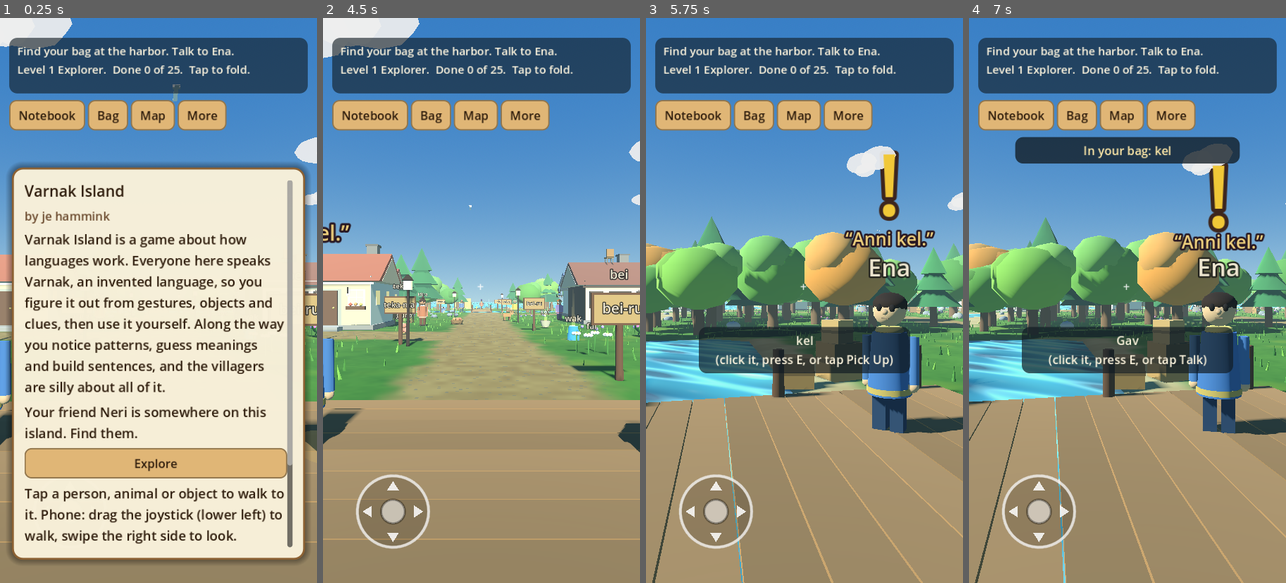
Above: before the commit, frames 1-4 (left to right).
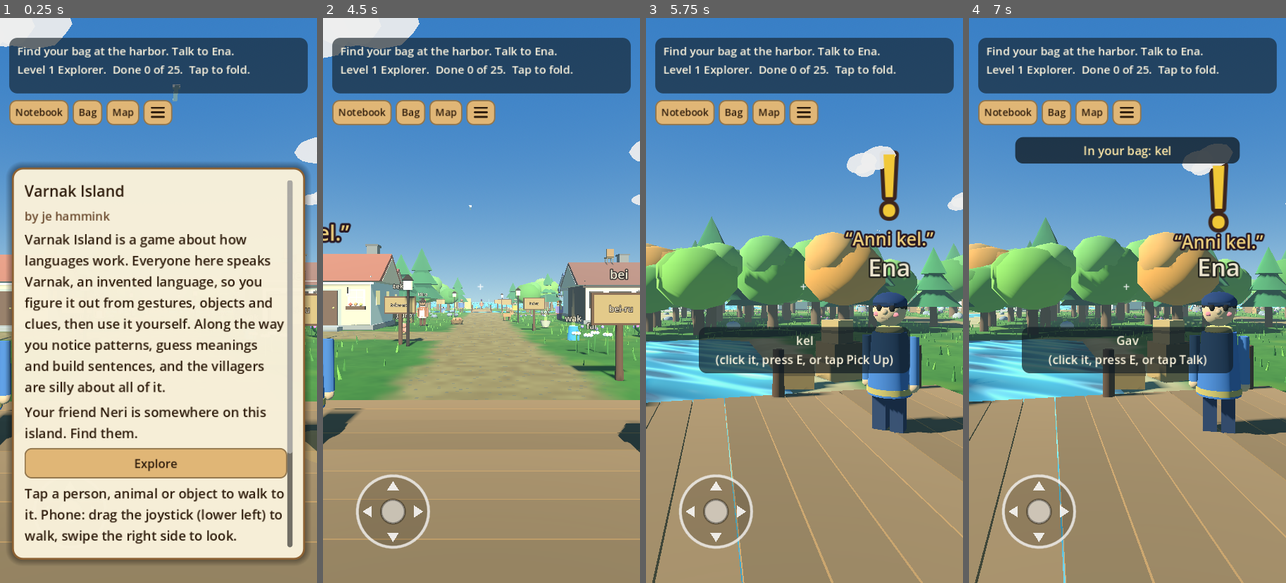
Above: after the commit, the same moments.

Repository: hamminkj/varnak-island
Game: Godot game, scene res://main.tscn
Two runs of this game, one before a commit and one after it. Both use one fixed random seed, a clock stepped at 60 frames per second and the inputs below.
Inputs (mouse positions are in pixels of both pictures, inside the frame that each line leads up to; where the layout moved, square brackets give the same spot in the first picture):
- Up to frame 1 (0.25 s): no input
- Up to frame 2 (4.5 s): click "Notebook" at 0.5 s; click "Bag" at 1.25 s; click "Map" at 2 s; click (481, 114) [525, 114] at 2.75 s; click "How to play" at 3.5 s; click "Explore" at 4.25 s
- Up to frame 3 (5.75 s): tap Enter at 5 s; move the mouse to (874, 272) at 5.02 s; hold D from 5.03 s (still down); hold Q from 5.03 s (still down); click (874, 272) at 5.17 s
- Up to frame 4 (7 s): release D at 5.75 s; release Q at 5.75 s; tap E at 5.75 s; drag from (1064, 328) to (1111, 413) at 5.77 s; click "Pick up" at 6.5 s

The runs differ from the first frame. In frame 1, 2.5% of the frame differs, in the area x 2-100%, y 14-80%; in frame 2, 2.9%, in the area x 2-100%, y 14-55%; in frame 3, 2.7%; in frame 4, 2.7%.

Commit message:
Distinct villager looks, signs that fit, compact top row with menu icon
Co-Authored-By: Claude Opus 5.5 <noreply@anthropic.com>
Claude-Session: https://claude.ai/code/session_01KtdAfpvfFKLaiXJyS7je7X

Diff:
--- a/art.gd
+++ b/art.gd
@@ -244,22 +244,41 @@
 
 # ---------- people ----------
 
-static func person(shirt: Color, skin: Color, hair: Color, style: int = 0, accent: Color = Color("f2e6c8")) -> Node3D:
+static func person(shirt: Color, skin: Color, hair: Color, style: int = 0, accent: Color = Color("f2e6c8"), ex: Dictionary = {}) -> Node3D:
 	var n = Node3D.new()
-	var pants = shirt.darkened(0.45)
-	box(n, Vector3(-0.11, 0.3, 0), Vector3(0.17, 0.6, 0.2), pants)
-	box(n, Vector3(0.11, 0.3, 0), Vector3(0.17, 0.6, 0.2), pants)
-	box(n, Vector3(-0.11, 0.04, 0.05), Vector3(0.19, 0.09, 0.32), Color("3b2d25"))
-	box(n, Vector3(0.11, 0.04, 0.05), Vector3(0.19, 0.09, 0.32), Color("3b2d25"))
+	var rig = Node3D.new()
+	var h: float = ex.get("h", 1.0)
+	var w: float = ex.get("w", 1.0)
+	rig.scale = Vector3.ONE * h
+	n.add_child(rig)
+	n.set_meta("h", h)
+	var pants: Color = ex.get("pants", shirt.darkened(0.45))
+	var shoes: Color = ex.get("shoes", Color("3b2d25"))
+	for side in [-1.0, 1.0]:
+		box(rig, Vector3(side * 0.11 * w, 0.3, 0), Vector3(0.17 * w, 0.6, 0.2), pants)
+		box(rig, Vector3(side * 0.11 * w, 0.04, 0.05), Vector3(0.19 * w, 0.09, 0.32), shoes)
 	var body = Node3D.new()
-	n.add_child(body)
-	cyl(body, Vector3(0, 0.95, 0), 0.22, 0.28, 0.78, shirt, Vector3.ZERO, 14)
-	cyl(body, Vector3(0, 0.62, 0), 0.285, 0.285, 0.07, accent.darkened(0.2), Vector3.ZERO, 14)
+	rig.add_child(body)
+	cyl(body, Vector3(0, 0.95, 0), 0.22, 0.28, 0.78, shirt, Vector3.ZERO, 14).scale = Vector3(w, 1, w)
+	cyl(body, Vector3(0, 0.62, 0), 0.285, 0.285, 0.07, accent.darkened(0.2), Vector3.ZERO, 14).scale = Vector3(w, 1, w)
 	torus(body, Vector3(0, 1.36, 0), 0.07, 0.18, accent, Vector3.ZERO)
+	if ex.has("apron"):
+		box(body, Vector3(0, 0.84, 0.25 * w + 0.01), Vector3(0.34 * w, 0.52, 0.02), ex["apron"])
+		box(body, Vector3(0, 1.16, 0.2 * w + 0.01), Vector3(0.2, 0.16, 0.02), ex["apron"])
+	if ex.has("stripe"):
+		for k in range(3): cyl(body, Vector3(0, 0.75 + k * 0.17, 0), 0.226 + 0.03 * (2 - k), 0.235 + 0.03 * (2 - k), 0.045, ex["stripe"], Vector3.ZERO, 14).scale = Vector3(w * 1.02, 1, w * 1.02)
+	if ex.has("bag"):
+		box(body, Vector3(0.3 * w, 0.72, 0.05), Vector3(0.1, 0.28, 0.3), ex["bag"])
+		box(body, Vector3(0, 1.0, 0.05), Vector3(0.6 * w, 0.04, 0.05), ex["bag"].darkened(0.2), Vector3(0, 0, -38))
+	if ex.has("backpack"):
+		box(body, Vector3(0, 0.98, -0.3 * w), Vector3(0.36, 0.44, 0.18), ex["backpack"])
+	if ex.has("scarf"):
+		torus(body, Vector3(0, 1.33, 0), 0.12, 0.23, ex["scarf"], Vector3.ZERO)
+		box(body, Vector3(0.1, 1.12, 0.22 * w), Vector3(0.09, 0.32, 0.03), ex["scarf"])
 	var arms = []
 	for side in [-1.0, 1.0]:
 		var pivot = Node3D.new()
-		pivot.position = Vector3(side * 0.3, 1.28, 0)
+		pivot.position = Vector3(side * 0.3 * w, 1.28, 0)
 		body.add_child(pivot)
 		cyl(pivot, Vector3(0, -0.28, 0), 0.065, 0.075, 0.58, shirt.lightened(0.05), Vector3.ZERO, 8)
 		sph(pivot, Vector3(0, -0.6, 0), 0.075, skin, Vector3.ONE, 8)
@@ -267,11 +286,14 @@
 	var head = Node3D.new()
 	head.position = Vector3(0, 1.62, 0)
 	body.add_child(head)
-	sph(head, Vector3.ZERO, 0.21, skin, Vector3.ONE, 14)
-	sph(head, Vector3(0, -0.02, 0.2), 0.04, skin.darkened(0.08), Vector3.ONE, 6)
-	sph(head, Vector3(-0.08, 0.03, 0.185), 0.04, Color("1a120e"), Vector3(1, 1.25, 0.7), 6)
-	sph(head, Vector3(0.08, 0.03, 0.185), 0.04, Color("1a120e"), Vector3(1, 1.25, 0.7), 6)
+	sph(head, Vector3.ZERO, 0.21, skin, Vector3(ex.get("head_w", 1.0), ex.get("head_h", 1.0), 1.0), 14)
+	sph(head, Vector3(0, -0.02, 0.2), ex.get("nose", 0.04), skin.darkened(0.08), Vector3.ONE, 6)
+	var eye: Color = ex.get("eyes", Color("1a120e"))
+	sph(head, Vector3(-0.08, 0.03, 0.185), 0.04, eye, Vector3(1, 1.25, 0.7), 6)
+	sph(head, Vector3(0.08, 0.03, 0.185), 0.04, eye, Vector3(1, 1.25, 0.7), 6)
 	box(head, Vector3(0, -0.1, 0.19), Vector3(0.09, 0.015, 0.02), skin.darkened(0.35))
+	if ex.get("cheeks", false):
+		for side in [-1.0, 1.0]: sph(head, Vector3(side * 0.12, -0.05, 0.16), 0.045, Color("f08a8a"), Vector3(1, 0.7, 0.4), 6)
 	match style:
 		0:
 			sph(head, Vector3(0, 0.07, -0.02), 0.225, hair, Vector3(1, 0.7, 1.02), 12)
@@ -287,6 +309,57 @@
 			sph(head, Vector3(0, 0.05, -0.02), 0.215, hair, Vector3(1, 0.6, 1.0), 10)
 		4:
 			sph(head, Vector3(0, 0.0, -0.06), 0.215, hair, Vector3(1, 1, 0.85), 10)
+		5:
+			# spiky
+			sph(head, Vector3(0, 0.07, -0.02), 0.22, hair, Vector3(1, 0.65, 1.0), 10)
+			for k in range(5): cyl(head, Vector3(-0.14 + k * 0.07, 0.24, -0.02 + (k % 2) * 0.04), 0.0, 0.05, 0.16, hair, Vector3(0, 0, (k - 2) * 12.0), 6)
+		6:
+			# pigtails
+			sph(head, Vector3(0, 0.07, -0.02), 0.225, hair, Vector3(1, 0.7, 1.02), 12)
+			for side in [-1.0, 1.0]: sph(head, Vector3(side * 0.25, -0.02, -0.06), 0.09, hair, Vector3(0.8, 1.3, 0.8), 8)
+		7:
+			# bald with a fringe
+			box(head, Vector3(0, -0.02, -0.17), Vector3(0.36, 0.14, 0.08), hair)
+	var hat: String = ex.get("hat", "")
+	var hc: Color = ex.get("hat_color", accent.darkened(0.2))
+	match hat:
+		"cap":
+			sph(head, Vector3(0, 0.09, -0.01), 0.225, hc, Vector3(1, 0.62, 1.02), 12)
+			box(head, Vector3(0, 0.08, 0.2), Vector3(0.26, 0.025, 0.18), hc.darkened(0.2))
+		"captain":
+			cyl(head, Vector3(0, 0.2, 0), 0.25, 0.22, 0.14, Color("f4f1e8"), Vector3.ZERO, 14)
+			cyl(head, Vector3(0, 0.13, 0), 0.23, 0.23, 0.05, Color("1d2a44"), Vector3.ZERO, 14)
+			box(head, Vector3(0, 0.11, 0.21), Vector3(0.26, 0.025, 0.14), Color("1d2a44"))
+			sph(head, Vector3(0, 0.2, 0.24), 0.03, Color("e9c46a"), Vector3.ONE, 6, 0.4)
+		"beanie":
+			sph(head, Vector3(0, 0.1, -0.01), 0.235, hc, Vector3(1, 0.72, 1.02), 12)
+			sph(head, Vector3(0, 0.29, -0.01), 0.06, hc.lightened(0.3), Vector3.ONE, 6)
+		"nightcap":
+			cyl(head, Vector3(0, 0.25, -0.06), 0.02, 0.23, 0.42, hc, Vector3(-35, 0, 0), 10)
+			sph(head, Vector3(0, 0.36, -0.3), 0.06, Color("f4f1e8"), Vector3.ONE, 6)
+		"straw":
+			cyl(head, Vector3(0, 0.15, 0), 0.42, 0.42, 0.025, Color("e2c46b"), Vector3.ZERO, 16)
+			cyl(head, Vector3(0, 0.23, 0), 0.17, 0.21, 0.16, Color("e2c46b"), Vector3.ZERO, 14)
+			cyl(head, Vector3(0, 0.18, 0), 0.215, 0.215, 0.04, hc, Vector3.ZERO, 14)
+		"band":
+			torus(head, Vector3(0, 0.1, 0), 0.2, 0.235, hc, Vector3.ZERO)
+		"flower":
+			for k in range(5): sph(head, Vector3(0.17 + cos(k * 1.26) * 0.05, 0.14 + sin(k * 1.26) * 0.05, 0.08), 0.035, hc, Vector3.ONE, 6)
+			sph(head, Vector3(0.17, 0.14, 0.09), 0.025, Color("ffd34d"), Vector3.ONE, 6)
+	match str(ex.get("face", "")):
+		"glasses", "sunglasses":
+			var dark = ex["face"] == "sunglasses"
+			for side in [-1.0, 1.0]:
+				if dark: sph(head, Vector3(side * 0.08, 0.03, 0.2), 0.06, Color("15151a"), Vector3(1, 0.8, 0.3), 8)
+				else: torus(head, Vector3(side * 0.08, 0.03, 0.2), 0.042, 0.058, ex.get("frame", Color("2b1d14")), Vector3(90, 0, 0))
+			box(head, Vector3(0, 0.04, 0.21), Vector3(0.06, 0.015, 0.015), Color("15151a") if dark else ex.get("frame", Color("2b1d14")))
+	if ex.has("beard"):
+		sph(head, Vector3(0, -0.13, 0.08), 0.17, ex["beard"], Vector3(1, 0.9, 0.75), 10)
+	if ex.has("mustache"):
+		box(head, Vector3(-0.05, -0.065, 0.205), Vector3(0.1, 0.035, 0.04), ex["mustache"], Vector3(0, 0, 12))
+		box(head, Vector3(0.05, -0.065, 0.205), Vector3(0.1, 0.035, 0.04), ex["mustache"], Vector3(0, 0, -12))
+	if ex.get("earrings", false):
+		for side in [-1.0, 1.0]: sph(head, Vector3(side * 0.21, -0.08, 0.0), 0.03, Color("ffd34d"), Vector3.ONE, 6, 0.3)
 	var small: Array = [head]
 	small.append_array(arms)
 	for part in small:
@@ -598,7 +671,25 @@
 	cyl(s, Vector3(0, 0.8, 0), 0.07, 0.09, 1.6, Color("6d4a33"), Vector3.ZERO, 6)
 	box(s, Vector3(0, 1.55, 0.07), Vector3(1.15, 0.6, 0.08), Color("b8935f"))
 	box(s, Vector3(0, 1.55, 0.05), Vector3(1.25, 0.7, 0.05), Color("6d4a33"))
-	label3(s, text, Vector3(0, 1.57, 0.2), 38)
+	# The name is painted flat on the board, sized so the longest line fits.
+	var lines = text.split("\n")
+	var longest = 1
+	for l in lines: longest = maxi(longest, l.length())
+	var fs = mini(30, int(1.0 / (longest * 0.55 * 0.006)))
+	fs = mini(fs, int(0.5 / (lines.size() * 1.15 * 0.006)))
+	for back in [false, true]:
+		var lb = Label3D.new()
+		lb.text = text
+		lb.font_size = fs
+		lb.pixel_size = 0.006
+		lb.outline_size = 8
+		lb.outline_modulate = Color(0.16, 0.1, 0.05, 0.9)
+		lb.modulate = Color("fff3d6")
+		lb.double_sided = false
+		lb.position = Vector3(0, 1.55, 0.116 if not back else 0.02)
+		if back: lb.rotation_degrees.y = 180
+		lb.visibility_range_end = 30.0
+		s.add_child(lb)
 
 # ---------- expansion: markers ----------
 
--- a/main.gd
+++ b/main.gd
@@ -227,19 +227,44 @@
 	"neri": [Color("d9a679"), Color("2e2a5a"), 2, Color("f4a261")],
 	"ketu": [Color("b07a52"), Color("2b1d14"), 3, Color("e9c46a")],
 	"suri": [Color("e8bf98"), Color("1d1d1d"), 1, Color("f2e6c8")],
-	"rin": [Color("c68e66"), Color("3b2418"), 2, Color("e76f51")],
-	"ola": [Color("9a6a48"), Color("1d1d1d"), 0, Color("a8dadc")],
+	"rin": [Color("c68e66"), Color("3b2418"), 5, Color("e76f51")],
+	"ola": [Color("9a6a48"), Color("1d1d1d"), 6, Color("a8dadc")],
 	"pomo": [Color("d6ac83"), Color("6b6b6b"), 3, Color("c0392b")],
 	"vira": [Color("8d5a3b"), Color("e6e1d6"), 1, Color("9bd06a")],
 	"ila": [Color("f0c9a0"), Color("7a4a22"), 2, Color("f4a261")],
 	"yalo": [Color("c68e66"), Color("2e2a5a"), 4, Color("f4f1e8")],
-	"desh": [Color("7a4a32"), Color("1d1d1d"), 4, Color("2a9d8f")],
+	"desh": [Color("7a4a32"), Color("1d1d1d"), 5, Color("2a9d8f")],
 	"sair1": [Color("e3b98f"), Color("4a3020"), 1, Color("a78bda")],
 	"sair2": [Color("a87650"), Color("1d1d1d"), 0, Color("e9c46a")],
 	"sair3": [Color("d9a679"), Color("5a4030"), 3, Color("4f7ca8")],
-	"oku": [Color("c68e66"), Color("e6e1d6"), 0, Color("8f5a48")],
+	"oku": [Color("c68e66"), Color("e6e1d6"), 7, Color("8f5a48")],
 	"gav": [Color("e3b98f"), Color("8a3a1a"), 3, Color("2a6f97")],
 	"tamu": [Color("8d5a3b"), Color("1d1d1d"), 1, Color("e9c46a")]
+}
+# Extra features so every villager has their own silhouette.
+var person_ex = {
+	"ena": {"hat": "cap", "hat_color": Color("1d3557"), "pants": Color("2b3a55"), "cheeks": true},
+	"mira": {"apron": Color("f4f1e8"), "hat": "flower", "hat_color": Color("e76f51"), "w": 1.12, "h": 0.96},
+	"sanu": {"hat": "nightcap", "hat_color": Color("5b8c5a"), "h": 0.86, "cheeks": true},
+	"tor": {"w": 1.22, "h": 1.08, "beard": Color("1d1d1d"), "hat": "band", "hat_color": Color("c0392b"), "pants": Color("5a4632")},
+	"lira": {"face": "glasses", "frame": Color("b5651d"), "earrings": true, "h": 0.95, "scarf": Color("e9c46a")},
+	"oren": {"mustache": Color("4a4a4a"), "hat": "straw", "hat_color": Color("8c5a3c"), "w": 1.08, "h": 1.04},
+	"neri": {"backpack": Color("c0392b"), "scarf": Color("f4a261")},
+	"ketu": {"w": 1.3, "h": 0.97, "apron": Color("e9c46a"), "mustache": Color("2b1d14")},
+	"suri": {"h": 1.12, "w": 0.92, "face": "glasses", "earrings": true},
+	"rin": {"cheeks": true},
+	"ola": {"cheeks": true},
+	"pomo": {"beard": Color("d9d9d9"), "h": 0.98, "w": 1.12},
+	"vira": {"face": "glasses", "frame": Color("6b4f36"), "apron": Color("9bd06a")},
+	"ila": {"hat": "band", "hat_color": Color("f4f1e8"), "h": 0.92, "cheeks": true},
+	"yalo": {"h": 1.16, "w": 0.86, "hat": "captain", "mustache": Color("2e2a5a")},
+	"desh": {"face": "sunglasses", "stripe": Color("f4f1e8")},
+	"sair1": {"h": 0.93, "scarf": Color("a78bda")},
+	"sair2": {"w": 1.2, "hat": "beanie", "hat_color": Color("e9c46a")},
+	"sair3": {"h": 1.07, "face": "glasses"},
+	"oku": {"beard": Color("e6e1d6"), "face": "glasses", "h": 0.93, "w": 0.9},
+	"gav": {"hat": "cap", "hat_color": Color("2a6f97"), "bag": Color("8c5a3c")},
+	"tamu": {"hat": "beanie", "hat_color": Color("c0392b"), "beard": Color("1d1d1d"), "w": 1.16}
 }
 var names = {"sair1": "sair", "sair2": "sair", "sair3": "sair"}
 var house_centers = [Vector3(-9,0,12), Vector3(10,0,7), Vector3(-11,0,1), Vector3(12,0,-4)]
@@ -304,8 +329,9 @@
 	match kind:
 		"npc":
 			var look = looks[id]
-			node = Art.person(color, look[0], look[1], look[2], look[3])
-			label_y = 2.15
+			var pex: Dictionary = person_ex.get(id, {})
+			node = Art.person(color, look[0], look[1], look[2], look[3], pex)
+			label_y = 2.15 * maxf(1.0, float(pex.get("h", 1.0)))
 			pr = 0.6
 			ph = 1.95
 		"item":
@@ -1230,10 +1256,23 @@
 	top_row = HBoxContainer.new()
 	top_row.position = Vector2(14,124)
 	ui.add_child(top_row)
-	button("Notebook",show_notebook,top_row)
-	button("Bag",show_inventory,top_row)
-	button("Map",show_map,top_row)
-	button("More",show_more,top_row)
+	top_row.add_theme_constant_override("separation", 6)
+	for tb in [["Notebook", show_notebook], ["Bag", show_inventory], ["Map", show_map], ["", show_more]]:
+		var b = button(tb[0], tb[1], top_row)
+		b.custom_minimum_size = Vector2(44, 38)
+		b.add_theme_font_size_override("font_size", 15)
+		for st in ["normal", "hover", "pressed", "focus"]:
+			var sb = (b.get_theme_stylebox(st) as StyleBoxFlat).duplicate()
+			sb.content_margin_left = 9
+			sb.content_margin_right = 9
+			sb.content_margin_top = 4
+			sb.content_margin_bottom = 4
+			b.add_theme_stylebox_override(st, sb)
+		if tb[0] == "":
+			b.name = "MoreButton"
+			b.tooltip_text = "More"
+			b.icon = menu_icon()
+			b.icon_alignment = HORIZONTAL_ALIGNMENT_CENTER
 	prompt = Label.new()
 	prompt.set_anchors_and_offsets_preset(Control.PRESET_CENTER)
 	prompt.position = Vector2(-160,40)
@@ -1373,7 +1412,7 @@
 	text_line("Your friend Neri is somewhere on this island. Find them.")
 	button("Explore",close_panel,content)
 	text_line("Tap a person, animal or object to walk to it. Phone: drag the joystick (lower left) to walk, swipe the right side to look. Desktop: W A S D to move, drag to look, E to interact.")
-	text_line("Tap the quest box to fold it. The More button has games, difficulty and Reset progress.")
+	text_line("Tap the quest box to fold it. The menu button (three lines, top row) has games, difficulty, About Varnak and Reset progress.")
 
 func learn(word: String):
 	if words.has(word) and not discovered.has(word):
@@ -3356,6 +3395,17 @@
 		save_game()
 		status.accept_event()
 
+# Three short lines, drawn in code (the font has no menu symbol).
+func menu_icon() -> ImageTexture:
+	var img = Image.create(22, 18, false, Image.FORMAT_RGBA8)
+	img.fill(Color(0, 0, 0, 0))
+	for k in range(3):
+		for y in range(3):
+			for x in range(22):
+				var edge = (x == 0 or x == 21) and (y == 0 or y == 2)
+				if not edge: img.set_pixel(x, k * 7 + y, Color("2e1c0c"))
+	return ImageTexture.create_from_image(img)
+
 func layout_hud():
 	update_status()
 	status.visible = not hud_small
@@ -6005,7 +6055,7 @@
 	# ---- Pomo's doppelganger, standing very still on a rock ----
 	var dp = Vector3(-127.0, gy(-127.0, 14.0), 14.0)
 	Art.sph(self, dp + Vector3(0, 0.2, 0), 1.0, Color("8d9394"), Vector3(1.3, 0.5, 1.1), 9)
-	var dopel = Art.person(Color("4f7ca8"), Color("d6ac83"), Color("6b6b6b"), 3, Color("c0392b"))
+	var dopel = Art.person(Color("4f7ca8"), Color("d6ac83"), Color("6b6b6b"), 3, Color("c0392b"), person_ex["pomo"])
 	dopel.position = dp + Vector3(0, 0.45, 0)
 	dopel.rotation_degrees.y = 90
 	add_child(dopel)
--- a/smoke_test.gd
+++ b/smoke_test.gd
@@ -913,6 +913,10 @@
 		game.player.position = Vector3(-4, 0.1, 13)
 		game.update_ambient(0.1)
 	assert(game.poems.size() >= poems_before)
+	var mb = game.top_row.get_node("MoreButton") as Button
+	assert(mb != null and mb.icon != null and mb.text == "")
+	mb.pressed.emit()
+	assert(has_any("Difficulty"))
 	print("PASS: eighth expansion: Hirimara (maze, karaoke, poltergeist, doppelganger, scarecrow), choni hunt, pranks, teases, new gossip, poems, choni rain, compact menus")
 	print("PASS: word play: habibi and putz, calques, false friends game, doubling, Guarani sound words, move pad icon")
 	print("PASS: seventh expansion: ferry landing, new-word practice for every class, poem plants, poems, poem book")
Not shown, changed: README.md
Not shown, changed: docs/index.html
Not shown, changed: docs/index.pck
